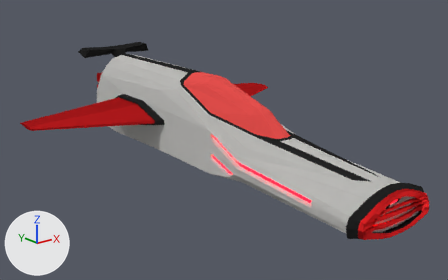
Two versions of the Blender file Blender/Scene/Space.blend, one commit apart.
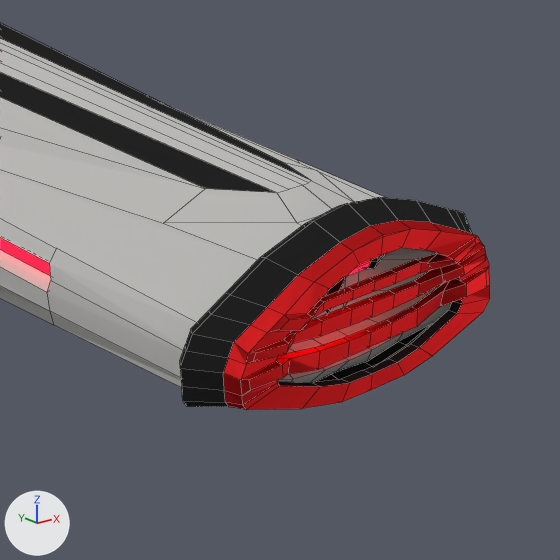
Each version is shown whole from a 50 mm lens placed at (-11.54, -15.52, 6.59), pointed at (0.02, -1.07, 0.81), then close up on the part from 66% to 100% of the width and 46% to 100% of the height. The lights are fixed; the arrows at lower left show +X, +Y and +Z. The close-ups show mesh edges as thin lines.

Script lines for the objects in view, before the commit:
```python
me_icosphere_006 = bpy.data.meshes.new('Icosphere.006')
me_icosphere_006.from_pydata(...)  # 547 vertices, 539 faces; spans x -1.41..1.49, y -7.54..6.48, z 0.0..2.93
# faces by material slot: [244, 10, 253, 24, 8]
me_icosphere_006.materials.append(mat_whitemetal)  # grey #bebebb
me_icosphere_006.materials.append(mat_metal)  # dark grey #454752
me_icosphere_006.materials.append(mat_caoutchoux)  # black #242424
me_icosphere_006.materials.append(mat_blueglass)  # red #e75350
me_icosphere_006.materials.append(mat_neon)  # red #ff0a1a
me_icosphere_015 = bpy.data.meshes.new('Icosphere.015')
me_icosphere_015.from_pydata(...)  # 269 vertices, 231 faces; spans x -1.49..1.49, y -0.15..0.26, z -0.61..0.65
# faces by material slot: [87, 144]
me_icosphere_015.materials.append(mat_caoutchoux)  # black #242424
me_icosphere_015.materials.append(mat_peinture)
ob_grid = bpy.data.objects.new('Grid', me_icosphere_015)
ob_grid.parent = ob_mainairplane
ob_grid.location = (-0.102, -7.575, 0.648)
ob_mainairplane = bpy.data.objects.new('mainAirplane', me_icosphere_006)
ob_mainairplane.location = (0.0, 0.0, 0.0)
```
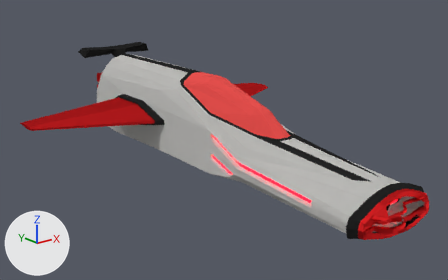
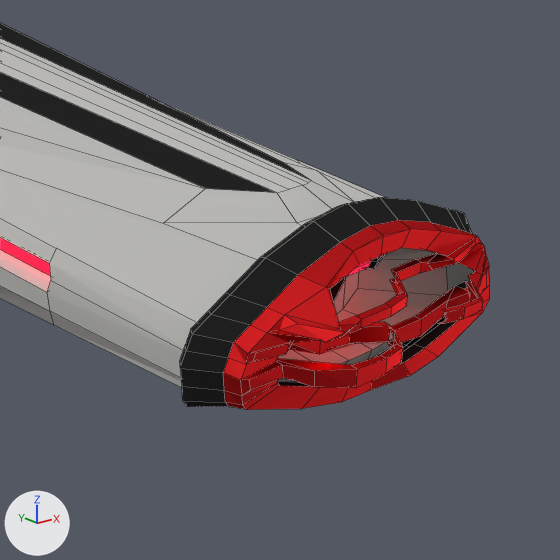
Boxes (x1, y1, x2, y2) around the edits, measured in the close-ups (560 x 560 px; the box of a moved part takes in the faces that stretch with it):
part 1 of me_icosphere_015, moved or reshaped
    both: (248, 241, 490, 390)

What the commit changed:
me_icosphere_015 is used by ob_grid; parent ob_mainairplane; location (-0.102, -7.575, 0.648).
me_icosphere_015 had 269 vertices, 231 faces and spanned x -1.49..1.49, y -0.15..0.26, z -0.61..0.65.
me_icosphere_015 now has 273 vertices, 231 faces and spans x -1.49..1.49, y -0.54..0.26, z -0.61..0.65.
Part 1, on me_icosphere_015:
2 vertices are removed from x 0.02, y -0.08..-0.04, z 0.07.
5 faces are deleted.
10 vertices in x -0.49..-0.2, y -0.08..-0.04, z -0.24..0.21 move by (-0.03, -0.3, 0.0).
7 vertices in x -0.68..0.71, y -0.12..-0.04, z -0.24..0.21 move by (-0.03, -0.26, 0.0).
5 vertices in x -0.49..-0.2, y -0.08..-0.04, z -0.24..0.2 move by (-0.03, -0.3, 0.01).
5 vertices in x -0.49..-0.2, y -0.08..-0.04, z -0.03..0.08 move by (0.0, 0.0, -0.12).
4 vertices in x 0.51..0.93, y -0.15..-0.04, z -0.23..-0.12 move by (-0.04, -0.06, -0.03).
4 vertices in x 0.23..0.95, y -0.11..-0.04, z -0.24..-0.14 move by (-0.03, -0.05, -0.02).
55 vertices move from x -0.89..0.91, y -0.15..-0.04, z -0.54..0.39 to x -0.9..0.88, y -0.54..-0.04, z -0.52..0.39.
6 vertices are added at (-0.05, -0.22, 0.0), (0.16, -0.51, 0.11), (-0.05, -0.27, -0.11), (-0.05, -0.27, -0.01), (0.16, -0.47, 0.11), (-0.04, -0.25, -0.14).
5 new faces join them, mat_peinture.
